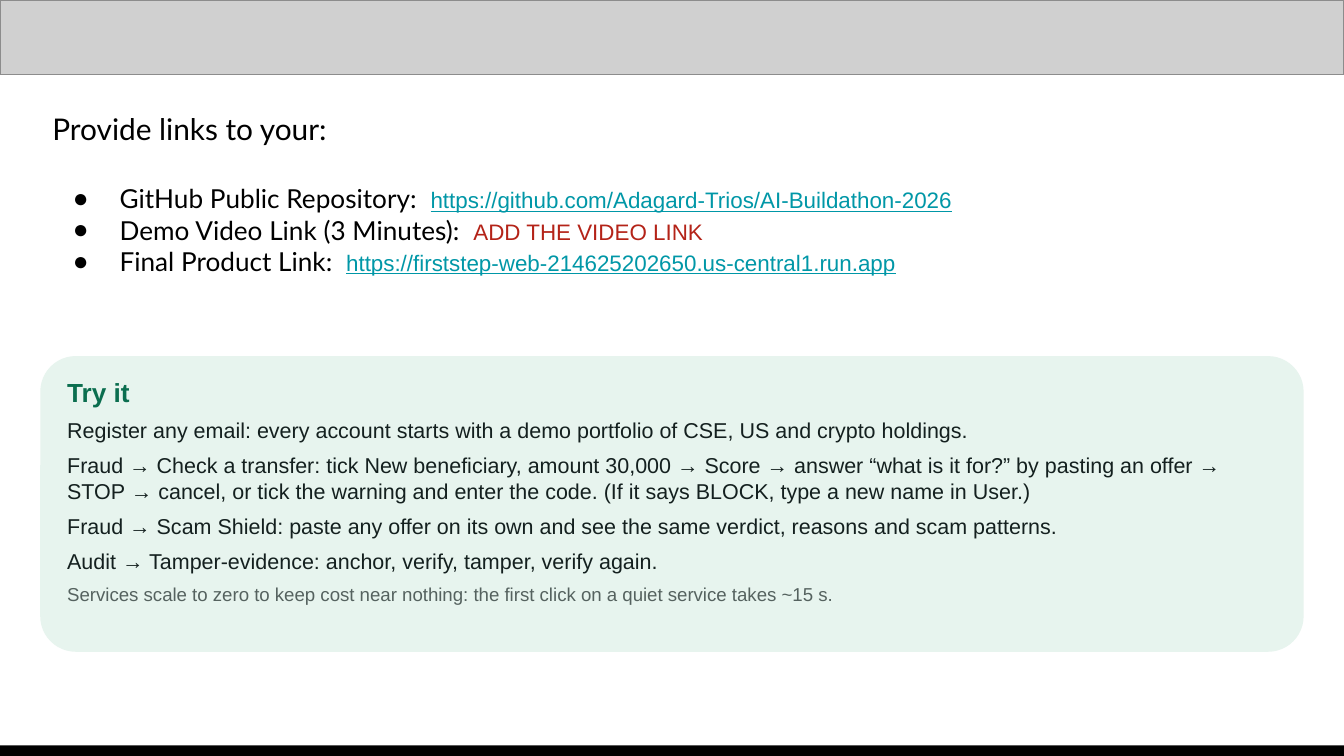
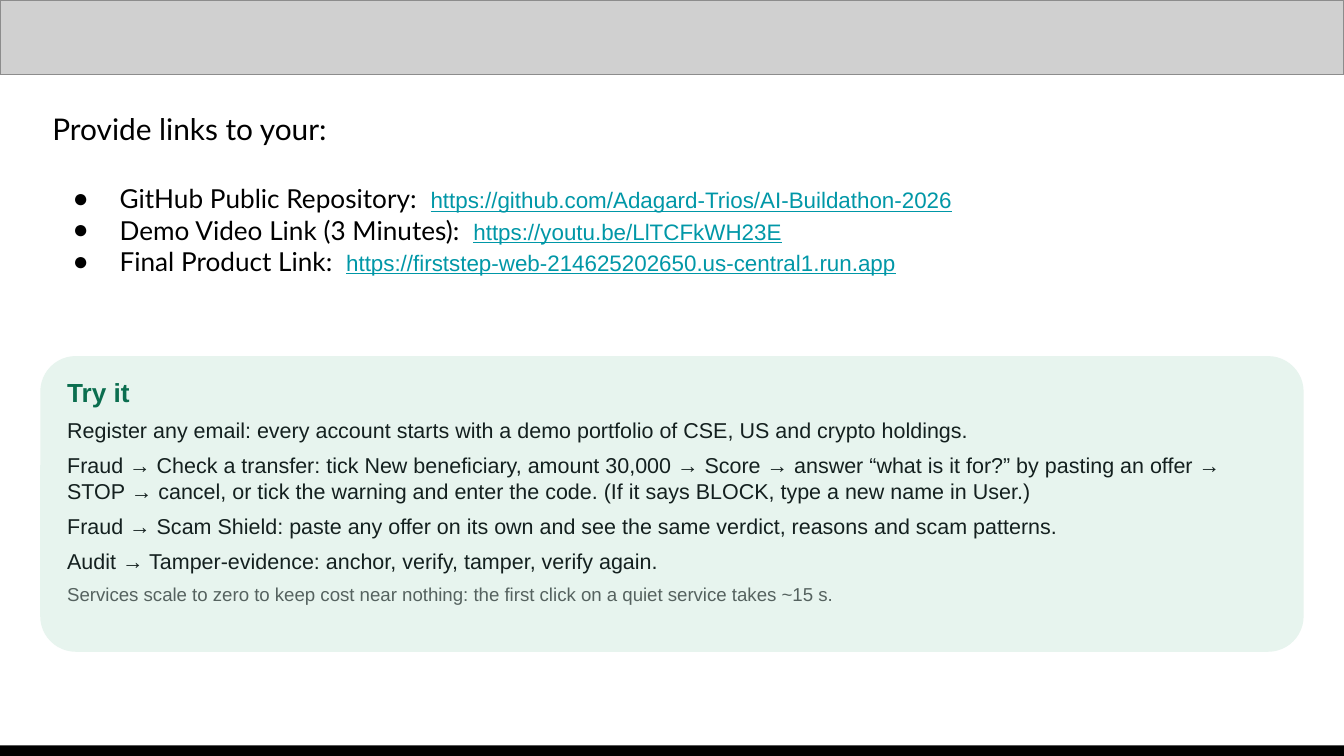
Before and after one commit to Adagard-Trios/AI-Buildathon-2026, a slide deck: slide 12 of docs/deck/FirstStep_AI_Builder_Cup_2026.pptx. Drawn at 1344x756 pixels with LibreOffice and Linux fonts; fonts in the diff are those of the drawing; grey boxes stand for pictures. Boxes give left, top, right and bottom in pixels: in the first picture for what was removed or moved away, otherwise in the second. Text is boxed around its words. In the diff, an @@ line names an element or a change of style, - is before the commit and + after.

Commit message:
Deck and README: add the demo video link

```diff
--- a/docs/deck/FirstStep_AI_Builder_Cup_2026.pptx
+++ b/docs/deck/FirstStep_AI_Builder_Cup_2026.pptx
@@ text at box(120, 220, 781, 245): text changed; size 14 to 12 pt; font Lato to Arial; text colour #000000 to #0097A7 @@
-● Demo Video Link (3 Minutes): ADD THE VIDEO LINK
+● Demo Video Link (3 Minutes): https://youtu.be/LlTCFkWH23E
```
Also in this commit, not shown: 3 other files.
